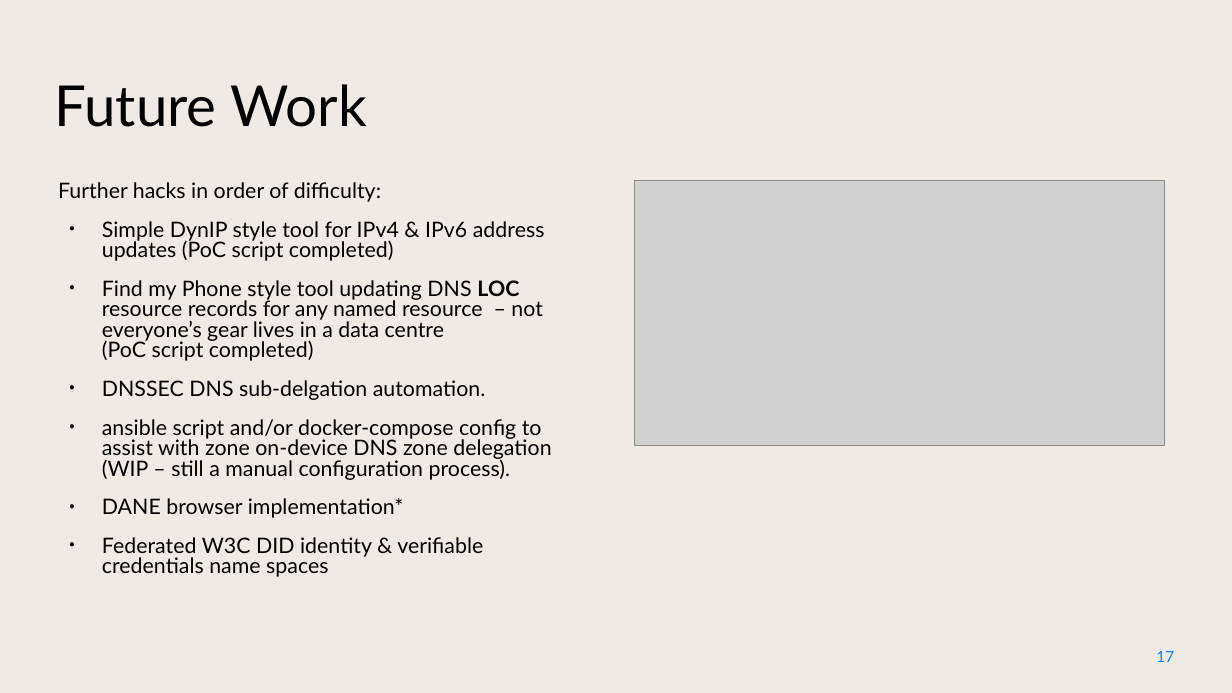
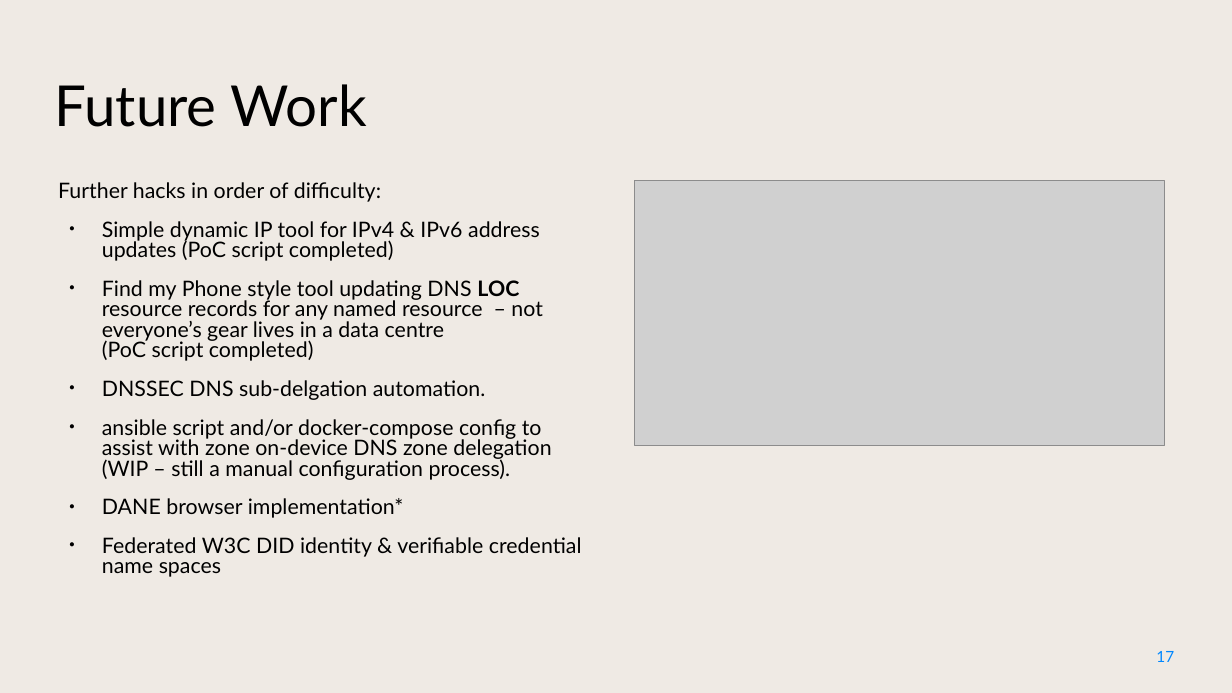
Before and after one commit to NetworkCommons/sig0namectl, a slide deck: slide 17 of docs/20230824 Draft Improved Presentation.odp. Drawn at 1232x693 pixels with LibreOffice and Linux fonts; fonts in the diff are those of the drawing; grey boxes stand for pictures. Boxes give left, top, right and bottom in pixels: in the first picture for what was removed or moved away, otherwise in the second. Text is boxed around its words. In the diff, an @@ line names an element or a change of style, - is before the commit and + after.

```diff
--- a/docs/20230824 Draft Improved Presentation.odp
+++ b/docs/20230824 Draft Improved Presentation.odp
@@ text at [102,221,540,261]: text changed @@
-● Simple DynIP style tool for IPv4 & IPv6 address updates (PoC script completed)
+● Simple dynamic IP tool for IPv4 & IPv6 address updates (PoC script completed)
@@ text at [102,537,582,577]: text changed @@
-● Federated W3C DID identity & verifiable credentials name spaces
+● Federated W3C DID identity & verifiable credential name spaces
```
Also in this commit, not shown: 2 other slides changed, 1 other file.
